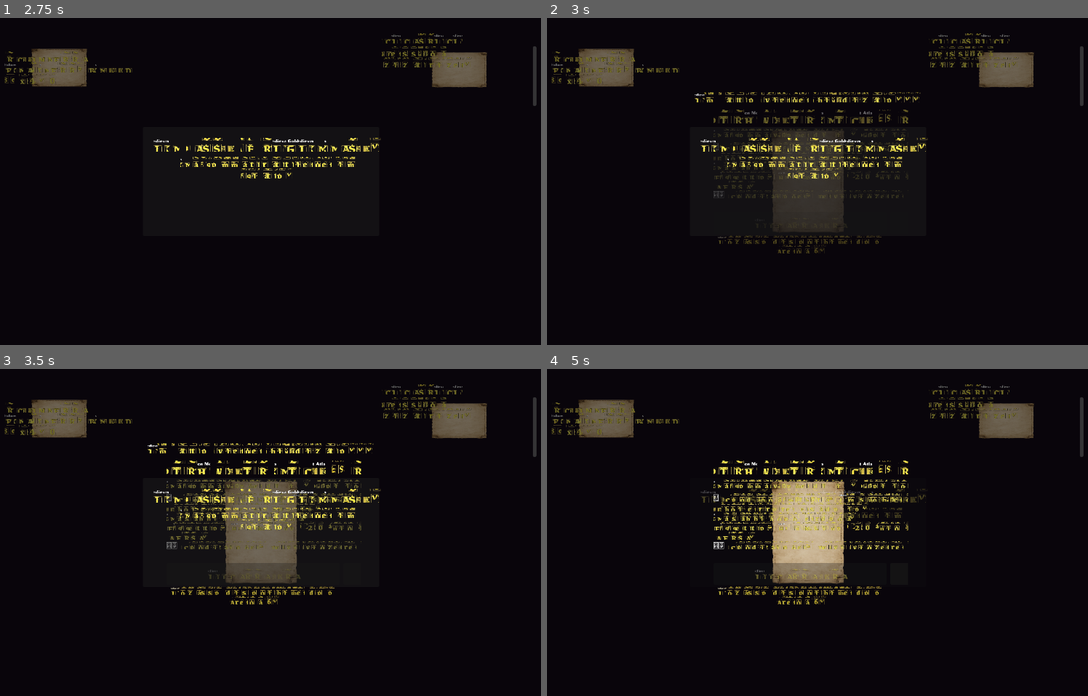
Above: before the commit, frames 1-4 (two rows, left to right).
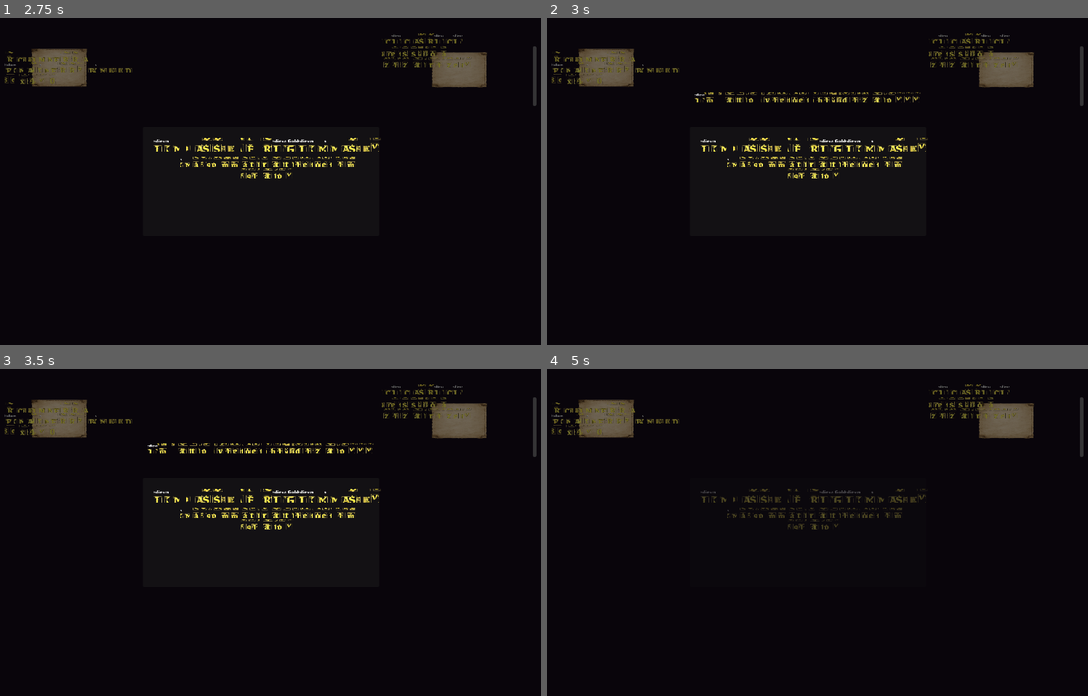
Above: after the commit, the same moments.

Repository: Faratas410/Gallicus-2.0
Game: Godot game, scene res://scenes/Main.tscn
Same seed, same stepped clock (60 frames per second), same inputs: the game is played once before the commit and once after it.
Inputs (mouse positions are in pixels of both pictures, inside the frame that each line leads up to):
- Up to frame 1 (2.75 s): tap Enter at 0.5 s; move the mouse to (389, 165) at 0.52 s; hold D (move_right) 0.53-1.25 s; tap K (attack_heavy) at 0.6 s; click (389, 165) at 0.67 s; click "SIGILLA" at 1.25 s; tap Space (dodge) at 2 s; move the mouse to (146, 197) at 2.02 s; hold S (move_down) from 2.03 s (still down); tap J (attack_light) at 2.1 s
- Up to frame 2 (3 s): tap Enter at 2.75 s; move the mouse to (866, 109) at 2.77 s; release S (move_down) at 2.78 s; hold D (move_right) from 2.78 s (still down); hold L (block) from 2.78 s (still down)
- Up to frame 3 (3.5 s): keep holding D (move_right); keep holding L (block)
- Up to frame 4 (5 s): tap Space (dodge) at 3.5, 3.6 s; move the mouse to (779, 597) at 3.52 s; release D (move_right) at 3.53 s; release L (block) at 3.53 s; hold W (move_up) 3.53-4.25 s; click (779, 597) at 3.67 s; click (974, 575) at 4.25 s, where only the run before the commit has a clickable "RADDOPPIA"

Frame 1 is identical in both runs. In frame 2, 4.6% of the frame differs, in the area x 30-67%, y 28-72%; in frame 3, 5.8%; in frame 4, 6.4%.

Commit message:
Delay push luck until arena messages finish

Diff:
--- a/scripts/systems/run_manager.gd
+++ b/scripts/systems/run_manager.gd
@@ -360,6 +360,7 @@
 var _push_luck_cashouts: int = 0
 var _push_luck_doubles: int = 0
 var _max_push_luck_chain: int = 1
+var _pending_push_luck_bet_id: StringName = &""
 var _failed_high_risk_bets: int = 0
 var _run_end_reason: String = ""
 var _run_finale_emitted: bool = false
@@ -451,6 +452,7 @@
 		return
 	if not _validate_boot():
 		return
+	_connect_ui_queue_signals()
 	if not LEVEL3_ENABLED:
 		_ensure_arena_and_player()
 		_arena = get_node_or_null(arena_path)
@@ -544,6 +546,15 @@
 		return false
 	return true
 
+func _connect_ui_queue_signals() -> void:
+	if _sanity_ui_root == null:
+		return
+	if not _sanity_ui_root.has_signal("arena_message_queue_completed"):
+		return
+	var queue_callable: Callable = Callable(self, "_on_arena_message_queue_completed")
+	if not _sanity_ui_root.is_connected("arena_message_queue_completed", queue_callable):
+		_sanity_ui_root.connect("arena_message_queue_completed", queue_callable)
+
 func _abort_sanity(message: String) -> void:
 	push_error(message)
 	_boot_valid = false
@@ -584,6 +595,7 @@
 	_push_luck_cashouts = 0
 	_push_luck_doubles = 0
 	_max_push_luck_chain = 1
+	_pending_push_luck_bet_id = &""
 	_failed_high_risk_bets = 0
 	_run_end_reason = ""
 	_run_finale_emitted = false
@@ -846,7 +858,7 @@
 	_emit_run_debug_state()
 	if _run_state.run_is_over or _is_game_over:
 		return
-	_open_push_luck_choice(bet_id)
+	_queue_push_luck_choice(bet_id)
 
 func resolve_arena() -> void:
 	if _run_state.run_is_over or _is_game_over:
@@ -2285,6 +2297,27 @@
 	}
 	GameEvents.push_luck_opened.emit(payload)
 
+func _queue_push_luck_choice(bet_id: StringName) -> void:
+	if _sanity_ui_root == null:
+		_open_push_luck_choice(bet_id)
+		return
+	if not _sanity_ui_root.has_signal("arena_message_queue_completed"):
+		_open_push_luck_choice(bet_id)
+		return
+	if _sanity_ui_root.has_method("is_post_bet_queue_running"):
+		var queue_running: bool = bool(_sanity_ui_root.call("is_post_bet_queue_running"))
+		if not queue_running:
+			_open_push_luck_choice(bet_id)
+			return
+	_pending_push_luck_bet_id = bet_id
+
+func _on_arena_message_queue_completed() -> void:
+	if _pending_push_luck_bet_id == &"":
+		return
+	var bet_id: StringName = _pending_push_luck_bet_id
+	_pending_push_luck_bet_id = &""
+	_open_push_luck_choice(bet_id)
+
 func _get_cashout_lock_reason() -> String:
 	if _run_state.arena_index >= _level3_target_arenas and _level3_target_arenas > 0:
 		return ""
--- a/scripts/ui/ui_root.gd
+++ b/scripts/ui/ui_root.gd
@@ -1,4 +1,6 @@
 extends CanvasLayer
+
+signal arena_message_queue_completed
 
 const FAST_SELECTION_SECONDS: int = 12
 const MIN_MODAL_READ_TIME_SEC: float = 1.25
@@ -1042,6 +1044,10 @@
 		_hide_post_bet_payload(payload)
 		await get_tree().create_timer(FADE_OUT_SEC).timeout
 	_post_bet_running = false
+	arena_message_queue_completed.emit()
+
+func is_post_bet_queue_running() -> bool:
+	return _post_bet_running
 
 func _show_post_bet_payload(payload: Dictionary) -> void:
 	var kind: String = str(payload.get("kind", ""))
